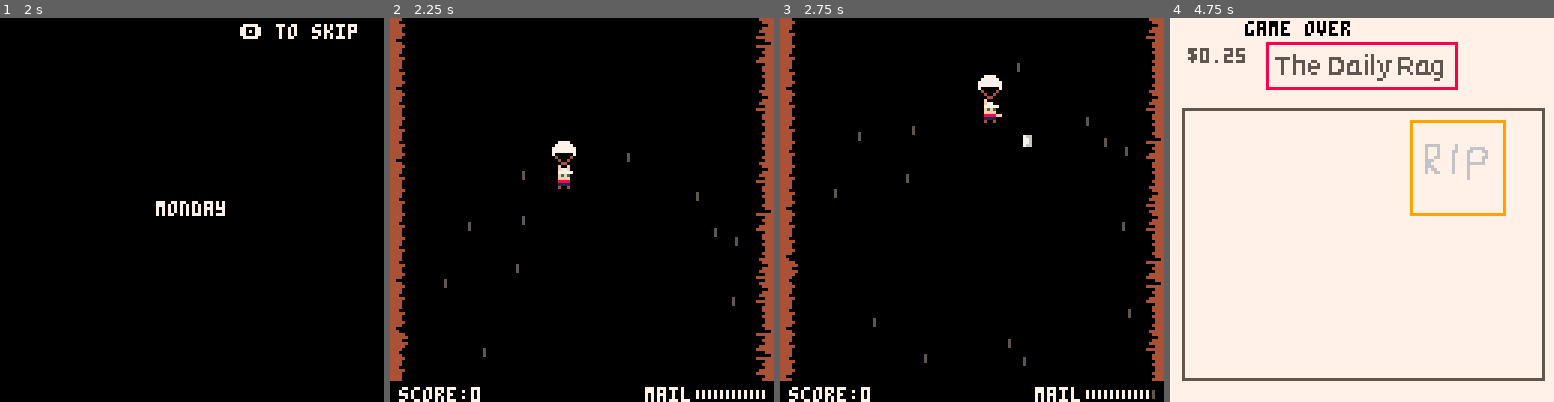
Above: before the commit, frames 1-4 (left to right).
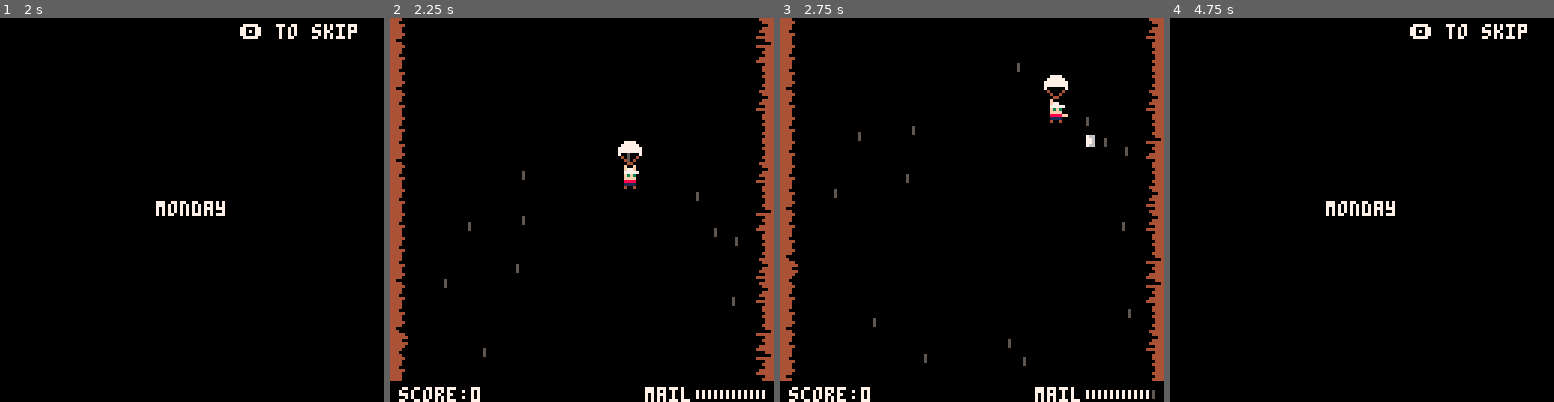
Above: after the commit, the same moments.

Repository: sugarvoid/down-mail
Game: PICO-8 cartridge down_mail.p8
The game is run twice, just before and just after one commit, with the same random seed, the same clock (stepped at 60 frames per second) and the same inputs.
Inputs:
- Up to frame 1 (2 s): tap X (X key) at 0.33, 1.07, 1.85 s; tap O (Z key) at 0.7, 1.7 s; hold Right from 1.6 s (still down)
- Up to frame 2 (2.25 s): release Right at 2.1 s; tap O (Z key) at 2.1 s; hold Up from 2.15 s (still down)
- Up to frame 3 (2.75 s): release Up at 2.42 s; hold Right from 2.47 s (still down); tap O (Z key) at 2.5 s
- Up to frame 4 (4.75 s): tap O (Z key) every 0.4 s from 2.9 to 4.5 s; tap X (X key) at 2.97, 4.08 s; release Right at 3.03 s; hold Left 3.08-3.58 s; hold Down 3.63-3.97 s; hold Right 4.02-4.68 s; hold Up from 4.73 s (still down)

Frame 1 is identical in both runs. In frame 2, 0.8% of the frame differs, in the area x 42-66%, y 32-45%; in frame 3, 0.9%; in frame 4, 99%, in the area x 0-100%, y 0-100%.

Commit message:
Move player "move code" to check input function

Diff:
--- a/src/dog.lua
+++ b/src/dog.lua
@@ -1,4 +1,3 @@
-dogs={}
 
 dog={}
 dog.__index=dog
--- a/src/main.lua
+++ b/src/main.lua
@@ -31,7 +31,7 @@
     gameover = 5,
     post_day = 6,
 }
-g_state = gamestates.title
+g_state=nil
 
 deliveries_left = 4 --10
 
@@ -50,44 +50,23 @@
     end
 end
 
-function _init()
-    poke(0x5f5c, 255)
+function restart_game()
     set_customers()
     score = 0
     init_wind()
     reset_mb_timer()
     p1 = init_player()
+    change_state(gamestates.title)
+end
+
+function _init()
+    poke(0x5f5c, 255)
+    restart_game()
 end
 
 function _update()
-    if btnp(🅾️) then
-        if g_state == gamestates.title then
-            g_state = gamestates.day_intro
-        elseif g_state == gamestates.day_intro then
-            intro_t = 0
-        elseif g_state == gamestates.day_title then
-            day_t = 0
-        elseif g_state == gamestates.post_day then
-            post_t = 0
-        elseif g_state == gamestates.game then
-
-        elseif g_state == gamestates.gameover then
-
-        end
-    end
-    if btnp(❎) then
-        if g_state == gamestates.title then
-
-        elseif g_state == gamestates.day_intro then
-
-        elseif g_state == gamestates.day_title then
-
-        elseif g_state == gamestates.game then
-
-        elseif g_state == gamestates.gameover then
-
-        end
-    end
+    check_input()
+
 
 
     if g_state == gamestates.title then
@@ -129,6 +108,51 @@
     end
 end
 
+function check_input()
+    if btnp(🅾️) then
+        if g_state == gamestates.title then
+            g_state = gamestates.day_intro
+        elseif g_state == gamestates.day_intro then
+            intro_t = 0
+        elseif g_state == gamestates.day_title then
+            day_t = 0
+        elseif g_state == gamestates.post_day then
+            post_t = 0
+        elseif g_state == gamestates.game then
+            p1:throw()
+        elseif g_state == gamestates.gameover then
+            restart_game()
+        end
+    end
+
+    if btn(➡️) then
+        p1:move("r")
+    elseif btn(⬅️) then
+        p1:move("l")
+    end
+
+
+    if btnp(⬆️) then
+        p1.is_chute_open = true
+    elseif btnp(⬇️) then
+        p1.is_chute_open = false
+    end
+
+    if btnp(❎) then
+        if g_state == gamestates.title then
+
+        elseif g_state == gamestates.day_intro then
+
+        elseif g_state == gamestates.day_title then
+
+        elseif g_state == gamestates.game then
+            spawn_package()
+        elseif g_state == gamestates.gameover then
+
+        end
+    end
+end
+
 function update_play()
     p1:update()
     update_particles()
--- a/src/player.lua
+++ b/src/player.lua
@@ -26,26 +26,36 @@
     return _p
 end
 
-function player:get_input()
-    if btn(➡️) then
+-- function player:get_input()
+--     -- if btn(➡️) then
+--     --     self.x += self.move_speed
+--     --     self.facing_l = false
+--     -- elseif btn(⬅️) then
+--     --     self.x -= self.move_speed
+--     --     self.facing_l = true
+--     -- end
+
+--     -- if btnp(⬆️) then
+--     --     self.is_chute_open = true
+--     -- elseif btnp(⬇️) then
+--     --     self.is_chute_open = false
+--     -- end
+
+--     -- if btnp(🅾️) then
+--     --     --self:throw()
+--     -- end
+--     -- if btnp(❎) then
+--     --     spawn_package()
+--     -- end
+-- end
+
+function player:move(dir)
+    if dir == "l" then
+        self.x -= self.move_speed
+        self.facing_l = true
+    elseif dir == "r" then
         self.x += self.move_speed
         self.facing_l = false
-    elseif btn(⬅️) then
-        self.x -= self.move_speed
-        self.facing_l = true
-    end
-
-    if btnp(⬆️) then
-        self.is_chute_open = true
-    elseif btnp(⬇️) then
-        self.is_chute_open = false
-    end
-
-    if btnp(🅾️) then
-        self:throw()
-    end
-    if btnp(❎) then
-        spawn_package()
     end
 end
 
@@ -60,7 +70,7 @@
 
 function player:update()
     print_debug(self.move_speed)
-    self:get_input()
+    --self:get_input()
     if self.is_chute_open then
         self.chute_spr = self.chute_open_spr
     else
